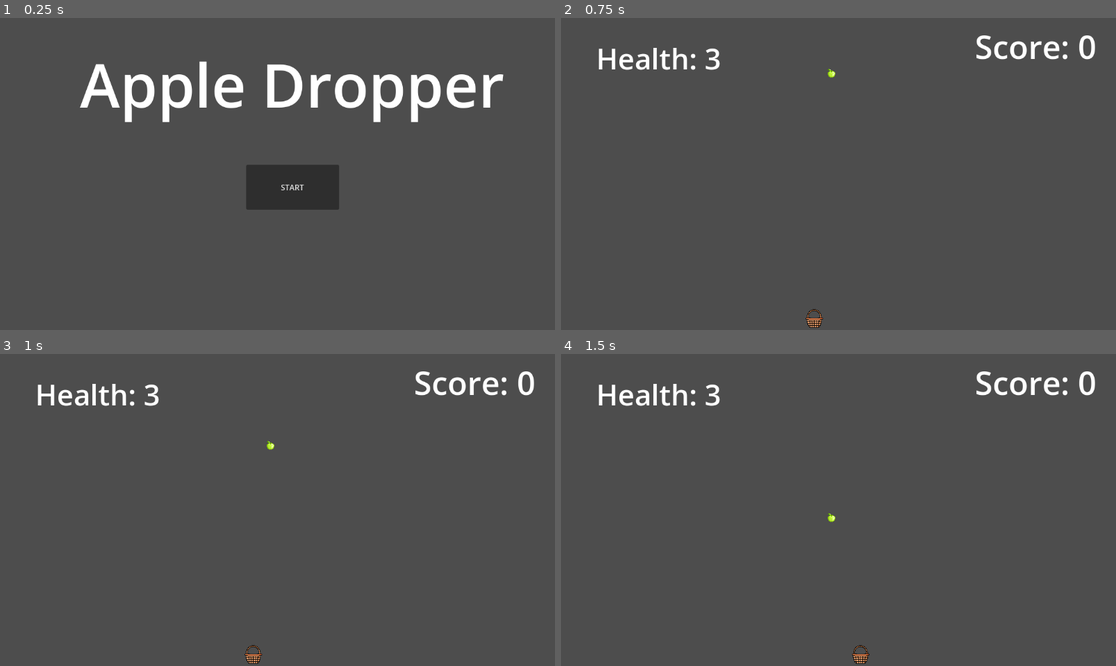
Above: before the commit, frames 1-4 (two rows, left to right).
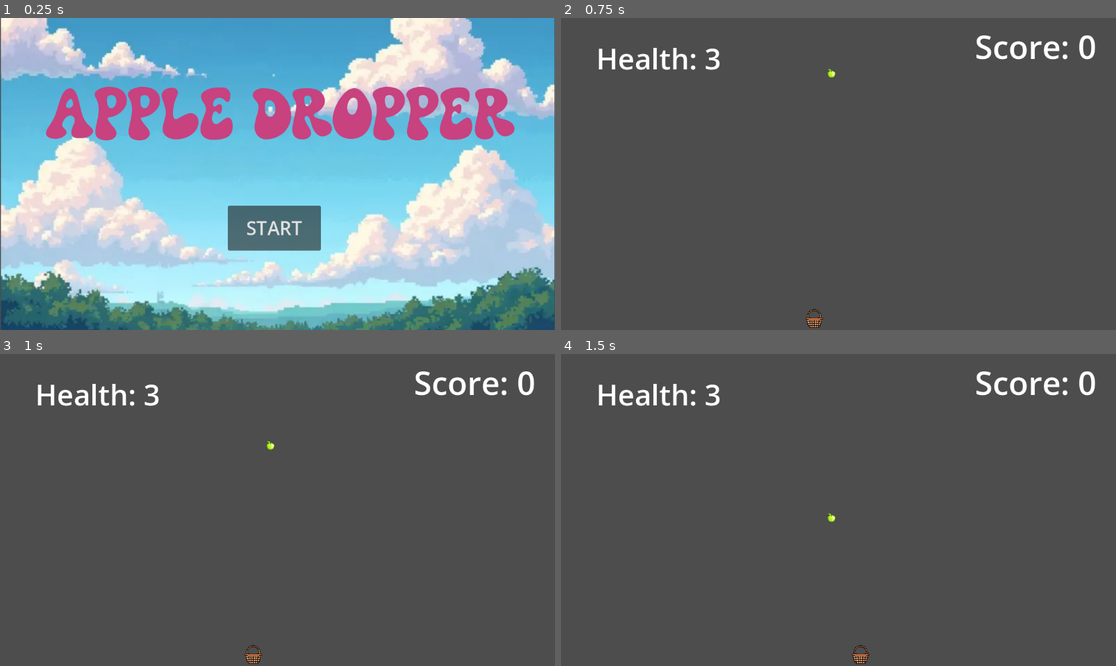
Above: after the commit, the same moments.

Repository: Milad704/Apple-Dropper
Game: Godot game, scene res://start_screen.tscn
Same seed, same stepped clock (60 frames per second), same inputs: the game is played once before the commit and once after it. The project has no main scene, so this scene is started directly.
Inputs:
- Up to frame 1 (0.25 s): no input
- Up to frame 2 (0.75 s): click "START" at 0.5 s
- Up to frame 3 (1 s): no input
- Up to frame 4 (1.5 s): tap Enter at 1.25 s; hold Right from 1.28 s (still down)

The runs differ from the first frame. In frame 1, 100% of the frame differs, in the area x 0-100%, y 0-100%; in frame 2, nothing differs; in frame 3, nothing differs; in frame 4, nothing differs.

Commit message:
made death screen

Diff:
--- /dev/null
+++ b/appledropper/appledropper.tscn
@@ -0,0 +1,37 @@
+[gd_scene load_steps=7 format=3 uid="uid://boxotp4xmky6"]
+
+[ext_resource type="Script" path="res://basket.gd" id="1_dy7yq"]
+[ext_resource type="Script" path="res://apple.gd" id="1_lse4q"]
+[ext_resource type="Texture2D" uid="uid://by7ainh8na04c" path="res://wicker-basket.png" id="2_dy7yq"]
+[ext_resource type="Texture2D" uid="uid://78nsp2tvr1u3" path="res://apple.png" id="2_wenp2"]
+
+[sub_resource type="RectangleShape2D" id="RectangleShape2D_dy7yq"]
+
+[sub_resource type="RectangleShape2D" id="RectangleShape2D_wenp2"]
+size = Vector2(1149, 21)
+
+[node name="Node2D" type="Node2D"]
+
+[node name="basket" type="CharacterBody2D" parent="."]
+position = Vector2(545, 494)
+script = ExtResource("1_dy7yq")
+metadata/_edit_group_ = true
+
+[node name="CollisionShape2D" type="CollisionShape2D" parent="basket"]
+shape = SubResource("RectangleShape2D_dy7yq")
+
+[node name="Sprite2D" type="Sprite2D" parent="basket"]
+scale = Vector2(0.0390625, 0.03515625)
+texture = ExtResource("2_dy7yq")
+
+[node name="apple" type="Sprite2D" parent="."]
+position = Vector2(569, 49)
+scale = Vector2(0.042968757, 0.036032096)
+texture = ExtResource("2_wenp2")
+script = ExtResource("1_lse4q")
+
+[node name="StaticBody2D" type="StaticBody2D" parent="."]
+
+[node name="CollisionShape2D" type="CollisionShape2D" parent="StaticBody2D"]
+position = Vector2(580, 655.5)
+shape = SubResource("RectangleShape2D_wenp2")
--- /dev/null
+++ b/appledropper/death_screen.gd
@@ -0,0 +1,7 @@
+extends Node2D
+
+
+
+
+func _on_retry_button_down():
+	get_tree().change_scene_to_file("res://betterapple.tscn")
--- /dev/null
+++ b/appledropper/death_screen.tscn
@@ -0,0 +1,32 @@
+[gd_scene load_steps=4 format=3 uid="uid://bxdoybl0wq511"]
+
+[ext_resource type="Script" uid="uid://c56pvqxp5rqst" path="res://death_screen.gd" id="1_6bi5g"]
+[ext_resource type="Texture2D" uid="uid://dpb4e5v0r80pg" path="res://Black.jpg" id="1_ex68u"]
+[ext_resource type="FontFile" uid="uid://54c7uql008a4" path="res://Party Vibes.otf" id="2_6bi5g"]
+
+[node name="Deathscreen" type="Node2D"]
+script = ExtResource("1_6bi5g")
+
+[node name="Bg" type="Sprite2D" parent="."]
+position = Vector2(573, 325.5)
+scale = Vector2(3.807947, 3.8862274)
+texture = ExtResource("1_ex68u")
+
+[node name="You died" type="Label" parent="."]
+offset_left = 274.0
+offset_top = 41.0
+offset_right = 880.0
+offset_bottom = 253.0
+theme_override_fonts/font = ExtResource("2_6bi5g")
+theme_override_font_sizes/font_size = 150
+text = "YOU DIED!"
+
+[node name="Retry" type="Button" parent="."]
+offset_left = 444.0
+offset_top = 345.0
+offset_right = 730.0
+offset_bottom = 494.0
+theme_override_font_sizes/font_size = 70
+text = "RETRY?"
+
+[connection signal="button_down" from="Retry" to="." method="_on_retry_button_down"]
--- a/appledropper/start_screen.tscn
+++ b/appledropper/start_screen.tscn
@@ -1,23 +1,33 @@
-[gd_scene load_steps=2 format=3 uid="uid://cfa56jkenl5mb"]
+[gd_scene load_steps=4 format=3 uid="uid://cfa56jkenl5mb"]
 
 [ext_resource type="Script" uid="uid://4aejydlwfmp4" path="res://start_screen.gd" id="1_ncxyx"]
+[ext_resource type="Texture2D" uid="uid://b4sucxew3jqvk" path="res://wmremove-transformed.webp" id="2_afy8x"]
+[ext_resource type="FontFile" uid="uid://54c7uql008a4" path="res://Party Vibes.otf" id="2_pevhg"]
 
 [node name="StartScreen" type="Node2D"]
 script = ExtResource("1_ncxyx")
 
+[node name="Bg" type="Sprite2D" parent="."]
+position = Vector2(576.8462, 282.5)
+scale = Vector2(1.4365386, 1.4365385)
+texture = ExtResource("2_afy8x")
+
 [node name="Label" type="Label" parent="."]
-offset_left = 166.0
-offset_top = 52.0
-offset_right = 1142.0
-offset_bottom = 293.0
-theme_override_font_sizes/font_size = 125
+offset_left = 100.0
+offset_top = 82.0
+offset_right = 1242.0
+offset_bottom = 412.0
+theme_override_colors/font_color = Color(0.77894646, 0.25770938, 0.49752194, 1)
+theme_override_fonts/font = ExtResource("2_pevhg")
+theme_override_font_sizes/font_size = 150
 text = "Apple Dropper"
 
 [node name="Start" type="Button" parent="."]
-offset_left = 511.0
-offset_top = 305.0
-offset_right = 704.0
-offset_bottom = 398.0
+offset_left = 473.0
+offset_top = 390.0
+offset_right = 666.0
+offset_bottom = 483.0
+theme_override_font_sizes/font_size = 39
 text = "START"
 
 [connection signal="button_down" from="Start" to="." method="_on_start_button_down"]
Binary file added: appledropper/Black.jpg
Not shown, added: appledropper/Black.jpg.import
Binary file added: appledropper/Party Vibes.otf
Not shown, added: appledropper/Party Vibes.otf.import
Not shown, added: appledropper/death_screen.gd.uid
Binary file added: appledropper/starlit-purple-sky-stockcake.jpg
Not shown, added: appledropper/starlit-purple-sky-stockcake.jpg.import
Binary file added: appledropper/wmremove-transformed.webp
Not shown, added: appledropper/wmremove-transformed.webp.import
